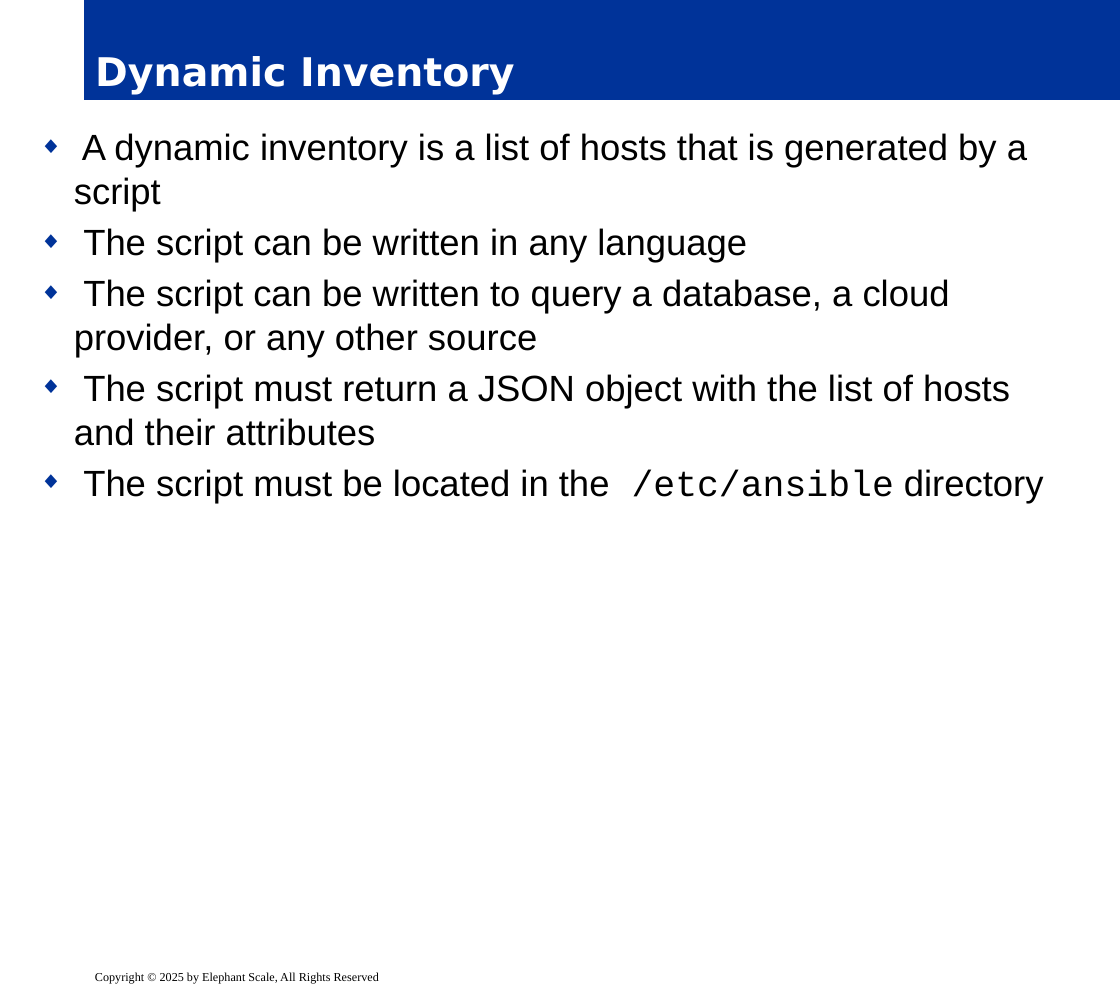
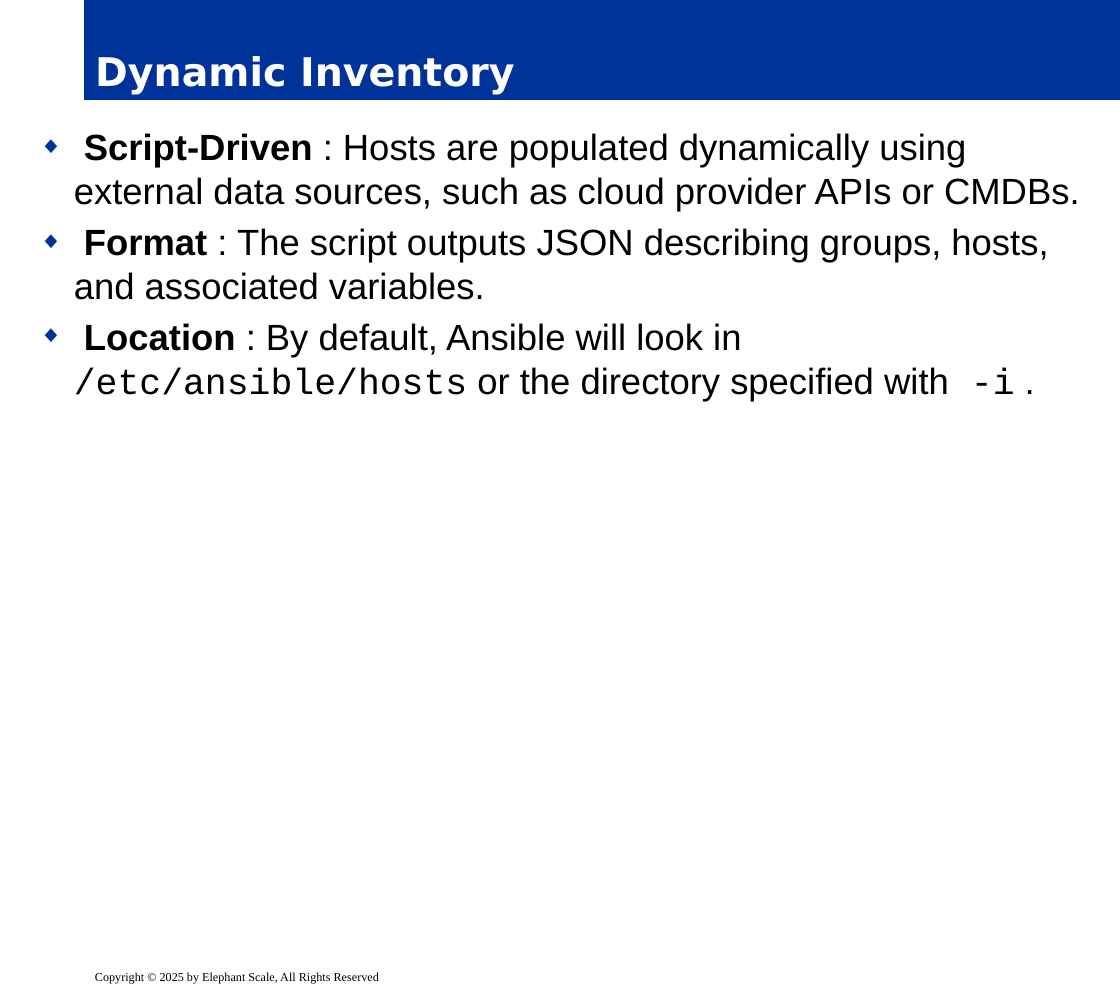
Before and after one commit to elephantscale/es-training-new, a slide deck: slide 20 of ansible/release/02__ansible-basic.pptx. Drawn at 1120x992 pixels with LibreOffice and Linux fonts; fonts in the diff are those of the drawing; background and template pictures are left out. Boxes give left, top, right and bottom in pixels: in the first picture for what was removed or moved away, otherwise in the second. Text is boxed around its words. In the diff, an @@ line names an element or a change of style, - is before the commit and + after.

```diff
--- a/ansible/release/02__ansible-basic.pptx
+++ b/ansible/release/02__ansible-basic.pptx
@@ text at bbox=[74, 133, 1080, 401]: text changed @@
-◆ A dynamic inventory is a list of hosts that is generated by a script
-◆ The script can be written in any language
-◆ The script can be written to query a database, a cloud provider, or any other source
-◆ The script must return a JSON object with the list of hosts and their attributes
-◆ The script must be located in the /etc/ansible directory
+◆ Script-Driven : Hosts are populated dynamically using external data sources, such as cloud provider APIs or CMDBs.
+◆ Format : The script outputs JSON describing groups, hosts, and associated variables.
+◆ Location : By default, Ansible will look in /etc/ansible/hosts or the directory specified with -i .
```
Also in this commit, not shown: 26 other slides changed, 6 other files.
